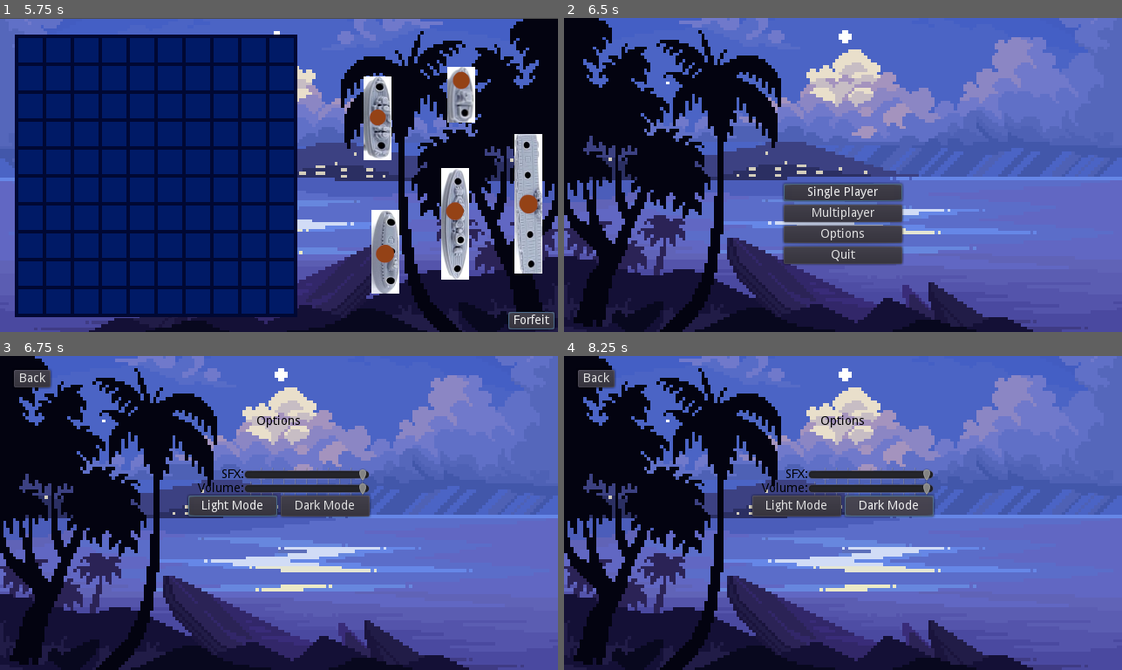
Above: before the commit, frames 1-4 (two rows, left to right).
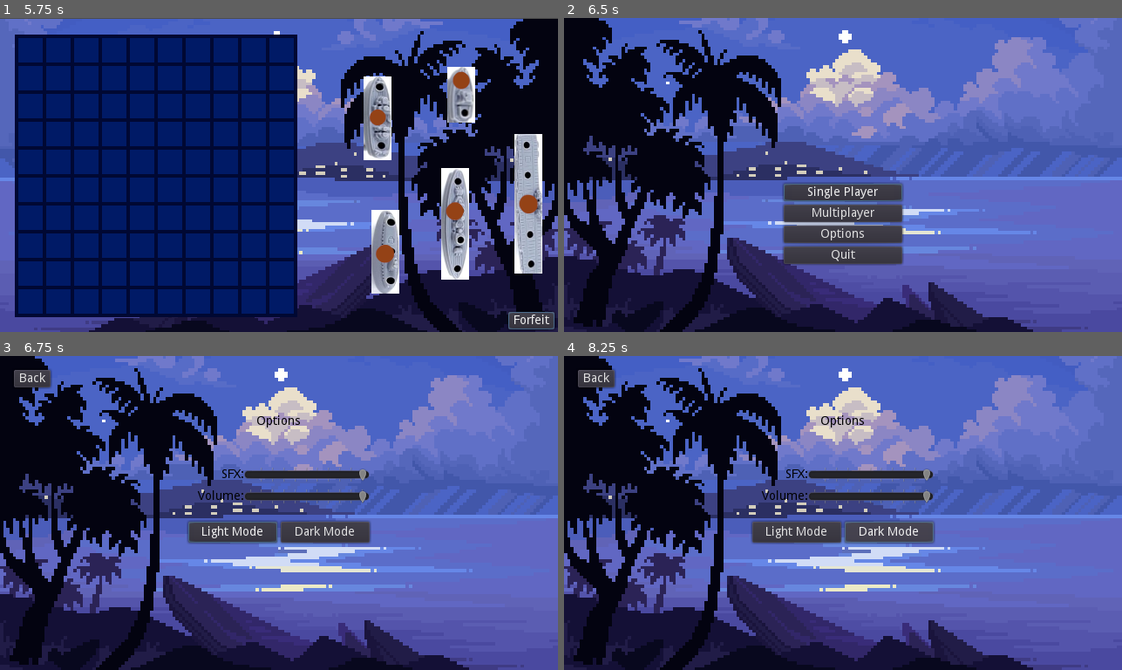
Above: after the commit, the same moments.

Repository: JohnBreaux/Boat-Battle
Game: Godot game, scene res://scenes/Main.tscn
The game is run twice, just before and just after one commit, with the same random seed, the same clock (stepped at 60 frames per second) and the same inputs.
Inputs (mouse positions are in pixels of both pictures, inside the frame that each line leads up to):
- Up to frame 1 (5.75 s): click "Single Player" at 0.5 s; click "Forfeit" at 1.25 s; click "Single Player" at 2 s; click "Forfeit" at 2.75 s; click "Single Player" at 3.5 s; click "Forfeit" at 4.25 s; click "Multiplayer" at 5 s
- Up to frame 2 (6.5 s): tap Enter at 5.75 s; move the mouse to (965, 159) at 5.77 s; click (965, 159) at 5.92 s
- Up to frame 3 (6.75 s): click "Options" at 6.5 s
- Up to frame 4 (8.25 s): click "Light Mode" at 7.25 s; click "Dark Mode" at 8 s

Frames 1-2 are identical in both runs. In frame 3, 5.7% of the frame differs, in the area x 33-67%, y 40-60%; in frame 4, 5.7%.

Commit message:
Spaced apart the options accessibilities

Diff:
--- a/godot_ship/scenes/Options.tscn
+++ b/godot_ship/scenes/Options.tscn
@@ -74,7 +74,7 @@
 }
 
 [node name="Volume Setting" type="Node2D" parent="Sliders"]
-position = Vector2( 0, 24 )
+position = Vector2( 0, 33 )
 
 [node name="Volume Label" type="Label" parent="Sliders/Volume Setting"]
 margin_top = -8.0
@@ -106,9 +106,9 @@
 
 [node name="Buttons" type="HBoxContainer" parent="."]
 margin_left = 216.0
-margin_top = 160.0
+margin_top = 190.0
 margin_right = 424.0
-margin_bottom = 184.0
+margin_bottom = 214.0
 __meta__ = {
 "_edit_lock_": true,
 "_edit_use_anchors_": false
